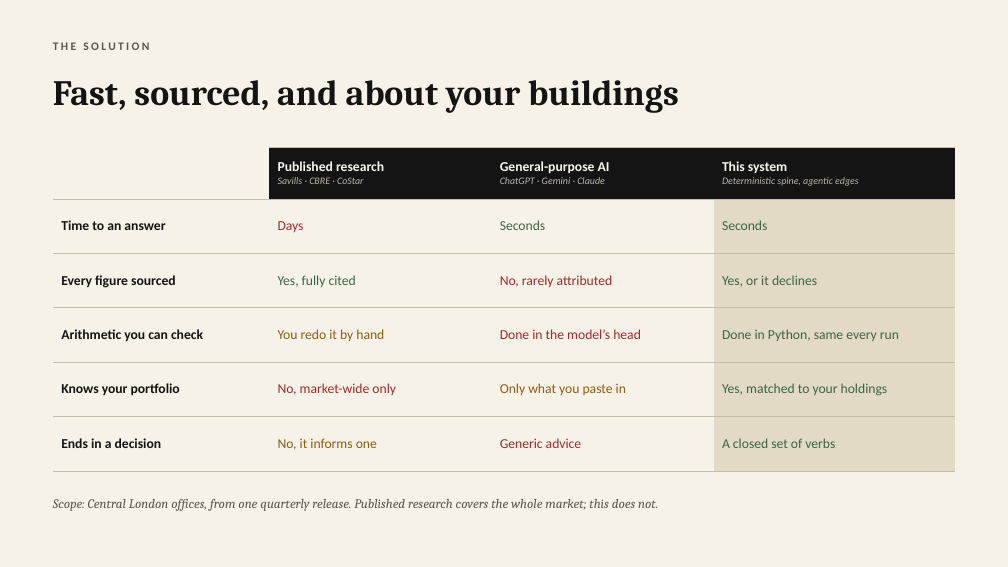
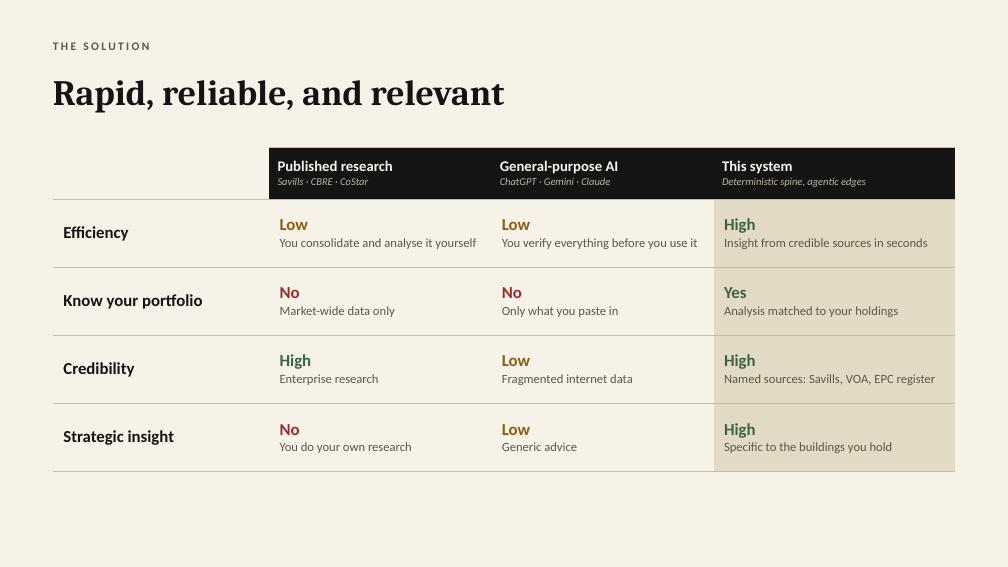
Before and after one commit to ethanlee928/cre_market_agent, a slide deck: slide 3 of slides/cre-ai-agent-system.pptx. Drawn at 1008x567 pixels with LibreOffice and Linux fonts; fonts in the diff are those of the drawing. Boxes give left, top, right and bottom in pixels: in the first picture for what was removed or moved away, otherwise in the second. Text is boxed around its words. In the diff, an @@ line names an element or a change of style, - is before the commit and + after.

```diff
--- a/slides/cre-ai-agent-system.pptx
+++ b/slides/cre-ai-agent-system.pptx
@@ text at <box>53,80,505,113</box>: text changed @@
-Fast, sourced, and about your buildings
+Rapid, reliable, and relevant
@@ table at <box>53,147,955,471</box> @@
-row 2: Time to an answer | Days | Seconds | Seconds
-row 3: Every figure sourced | Yes, fully cited | No, rarely attributed | Yes, or it declines
-row 4: Arithmetic you can check | You redo it by hand | Done in the model’s head | Done in Python, same every run
-row 5: Knows your portfolio | No, market-wide only | Only what you paste in | Yes, matched to your holdings
-row 6: Ends in a decision | No, it informs one | Generic advice | A closed set of verbs
+row 2: Efficiency | Low / You consolidate and analyse it yourself | Low / You verify everything before you use it | High / Insight from credible sources in seconds
+row 3: Know your portfolio | No / Market-wide data only | No / Only what you paste in | Yes / Analysis matched to your holdings
+row 4: Credibility | High / Enterprise research | Low / Fragmented internet data | High / Named sources: Savills, VOA, EPC register
+row 5: Strategic insight | No / You do your own research | Low / Generic advice | High / Specific to the buildings you hold
@@ text removed at <box>53,499,658,511</box> @@
-Scope: Central London offices, from one quarterly release. Published research covers the whole market; this does not.
```
Also in this commit, not shown: 1 other slide changed, 2 slides added, 2 slides removed, 4 other files.
